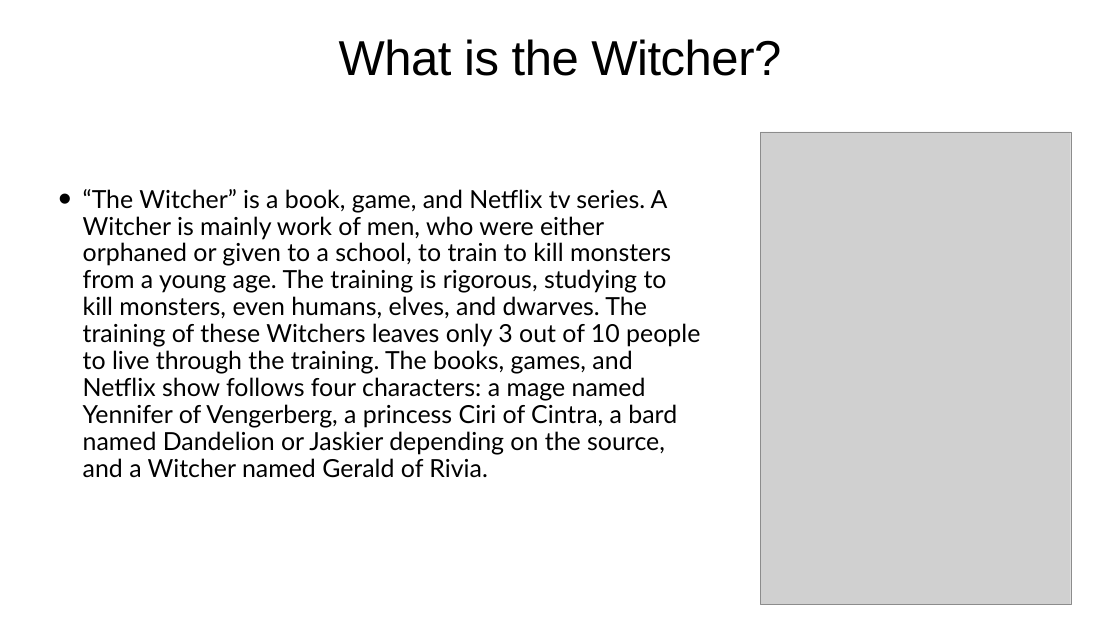
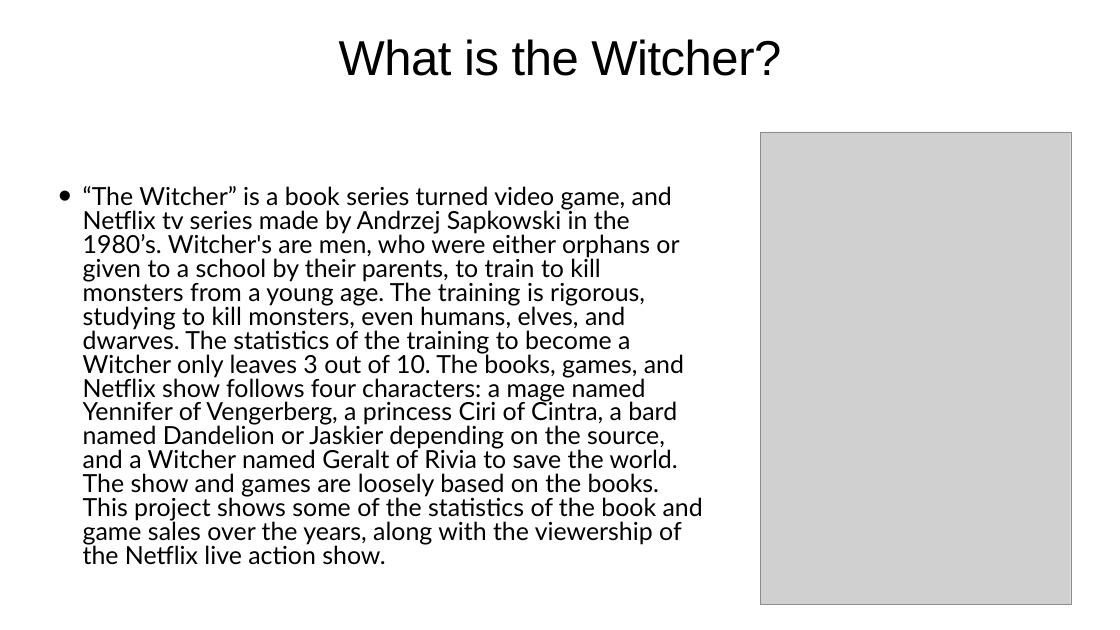
Before and after one commit to Jake-guerrero/The-Witcher, a slide deck: slide 2 of The witcher.pptx. Drawn at 1120x630 pixels with LibreOffice and Linux fonts; fonts in the diff are those of the drawing; grey boxes stand for pictures. Boxes give left, top, right and bottom in pixels: in the first picture for what was removed or moved away, otherwise in the second. Text is boxed around its words. In the diff, an @@ line names an element or a change of style, - is before the commit and + after.

Commit message:
adding summary

```diff
--- a/The witcher.pptx
+++ b/The witcher.pptx
@@ text at (x1=83, y1=186, x2=703, y2=565): text changed @@
-• “The Witcher” is a book, game, and Netflix tv series. A Witcher is mainly work of men, who were either orphaned or given to a school, to train to kill monsters from a young age. The training is rigorous, studying to kill monsters, even humans, elves, and dwarves. The training of these Witchers leaves only 3 out of 10 people to live through the training. The books, games, and Netflix show follows four characters: a mage named Yennifer of Vengerberg, a princess Ciri of Cintra, a bard named Dandelion or Jaskier depending on the source, and a Witcher named Gerald of Rivia.
+• “The Witcher” is a book series turned video game, and Netflix tv series made by Andrzej Sapkowski in the 1980’s. Witcher's are men, who were either orphans or given to a school by their parents, to train to kill monsters from a young age. The training is rigorous, studying to kill monsters, even humans, elves, and dwarves. The statistics of the training to become a Witcher only leaves 3 out of 10. The books, games, and Netflix show follows four characters: a mage named Yennifer of Vengerberg, a princess Ciri of Cintra, a bard named Dandelion or Jaskier depending on the source, and a Witcher named Geralt of Rivia to save the world. The show and games are loosely based on the books. This project shows some of the statistics of the book and game sales over the years, along with the viewership of the Netflix live action show.
```
